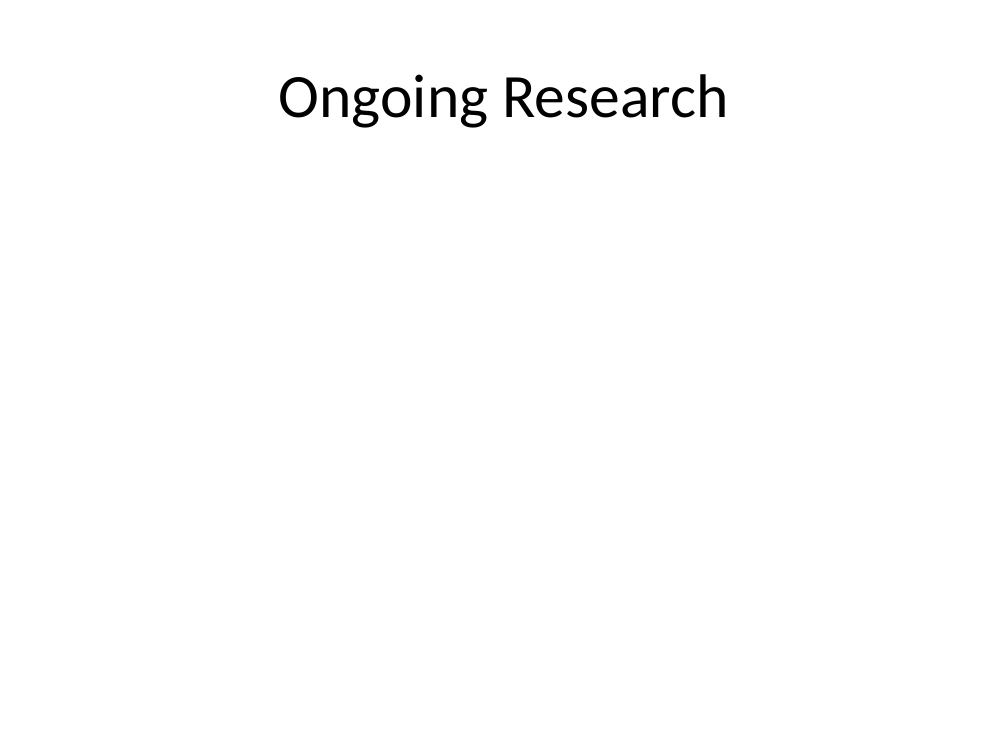
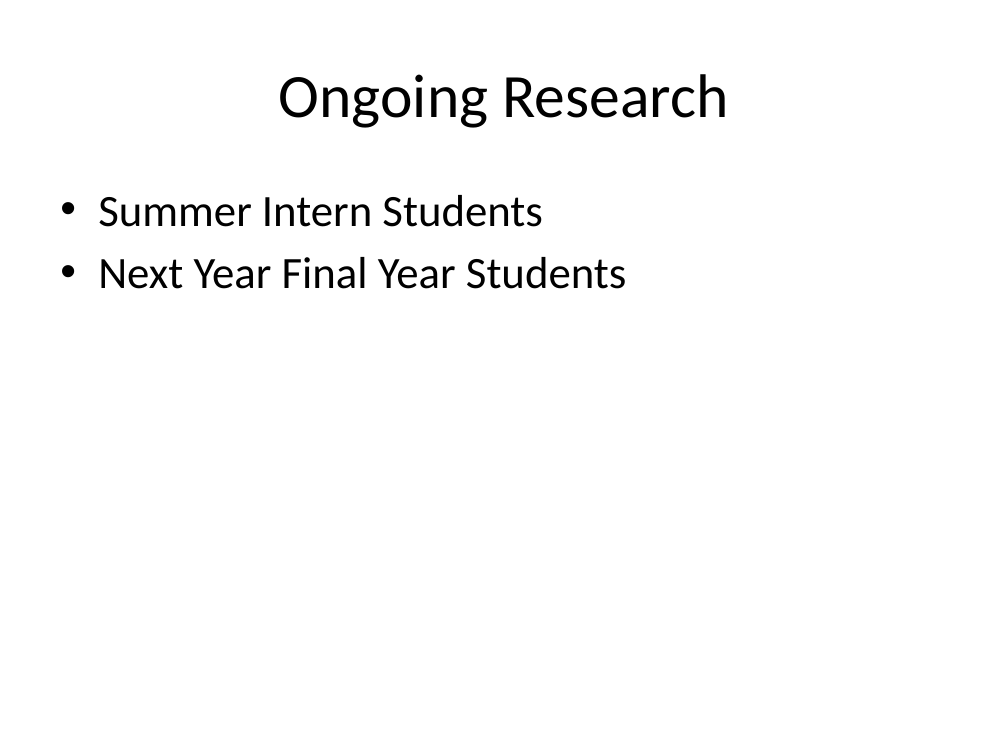
Before and after one commit to AlexJaeger/presfyp, a slide deck: slide 8 of midas/midas_pres.pptx (slide 6 before the commit). Drawn at 1008x756 pixels with LibreOffice and Linux fonts; fonts in the diff are those of the drawing. Boxes give left, top, right and bottom in pixels: in the first picture for what was removed or moved away, otherwise in the second. Text is boxed around its words. In the diff, an @@ line names an element or a change of style, - is before the commit and + after.

```diff
--- a/midas/midas_pres.pptx
+++ b/midas/midas_pres.pptx
@@ text added at (x1=98, y1=195, x2=627, y2=289), 32 pt, text #000000 @@
+• Summer Intern Students
+• Next Year Final Year Students
```
Also in this commit, not shown: 3 other slides changed, 4 slides added, 2 slides removed.
